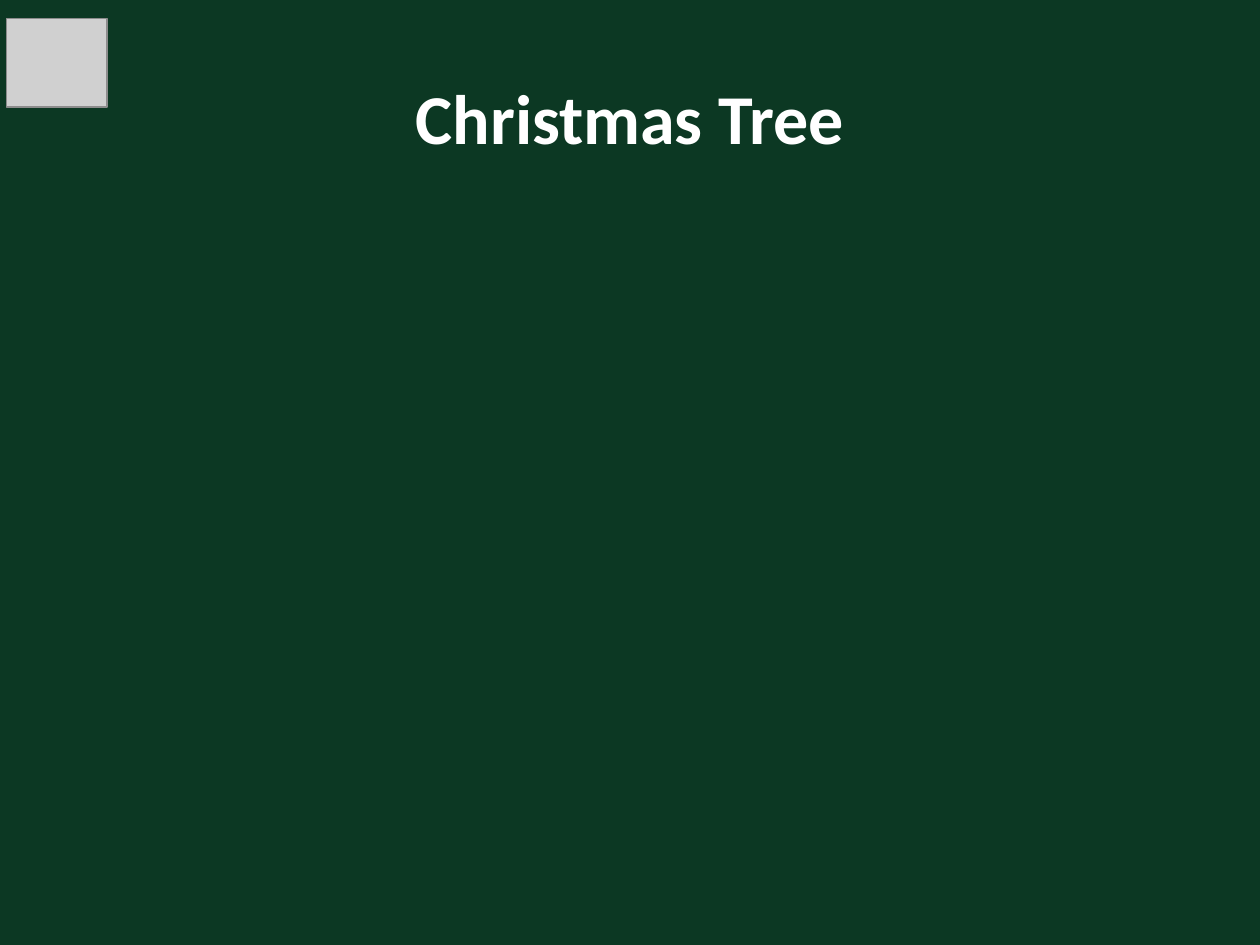
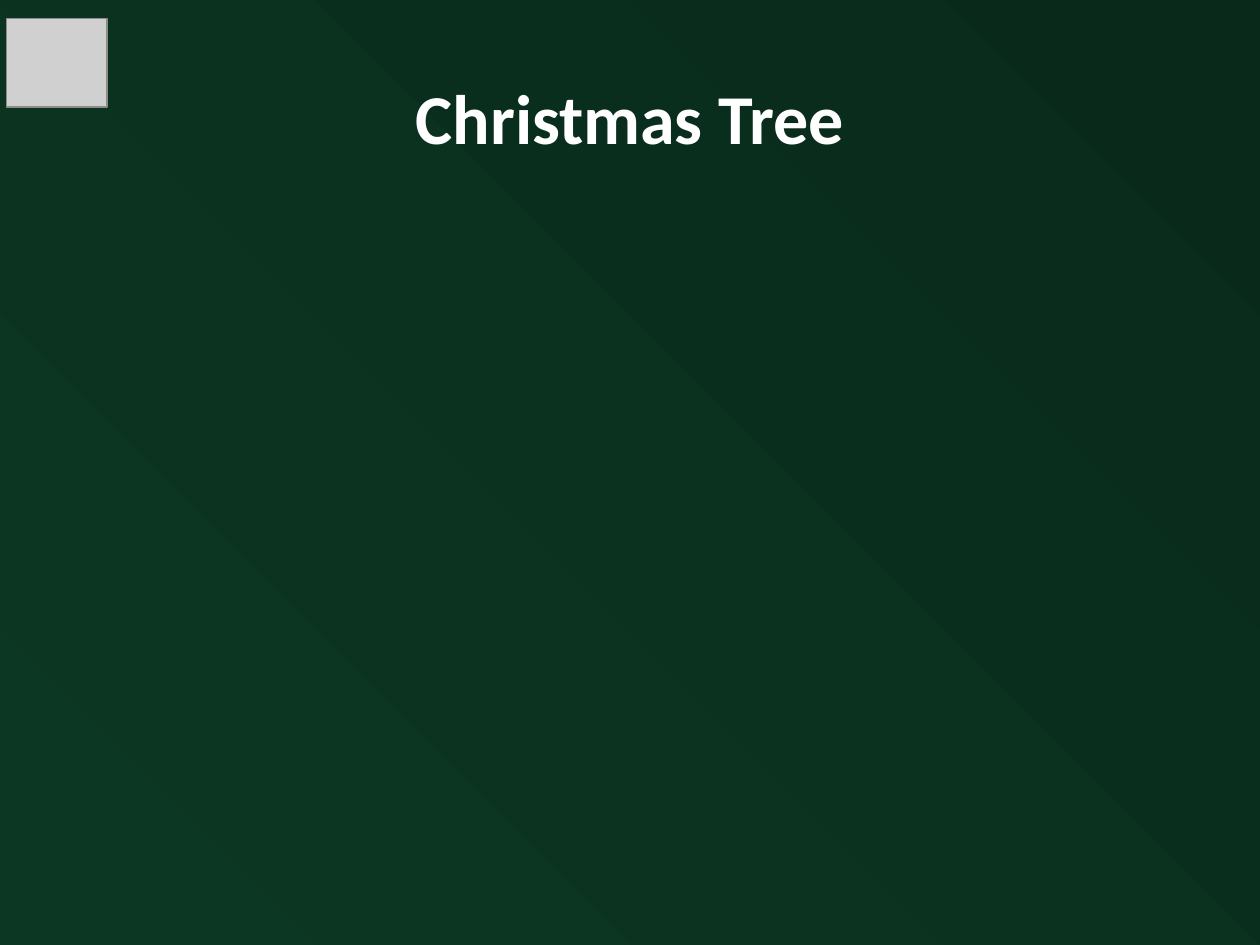
Before and after one commit to edpowers/pptx_autogen, a slide deck: slide 3 of data/output/Christmas_Presentation.pptx (slide 2 before the commit). Drawn at 1260x945 pixels with LibreOffice and Linux fonts; fonts in the diff are those of the drawing; grey boxes stand for pictures. Boxes give left, top, right and bottom in pixels: in the first picture for what was removed or moved away, otherwise in the second. Text is boxed around its words. In the diff, an @@ line names an element or a change of style, - is before the commit and + after.

```diff
--- a/data/output/Christmas_Presentation.pptx
+++ b/data/output/Christmas_Presentation.pptx
@@ background #0C3823 to gradient #0C3823 to #09291A @@
@@ title "Christmas Tree" at [416,95,845,145]: text colour #FFFFFF to gradient #FFFFFF to #F0F0F0 @@
```
Also in this commit, not shown: 1 other slide changed, 1 slide added, 20 other files.
